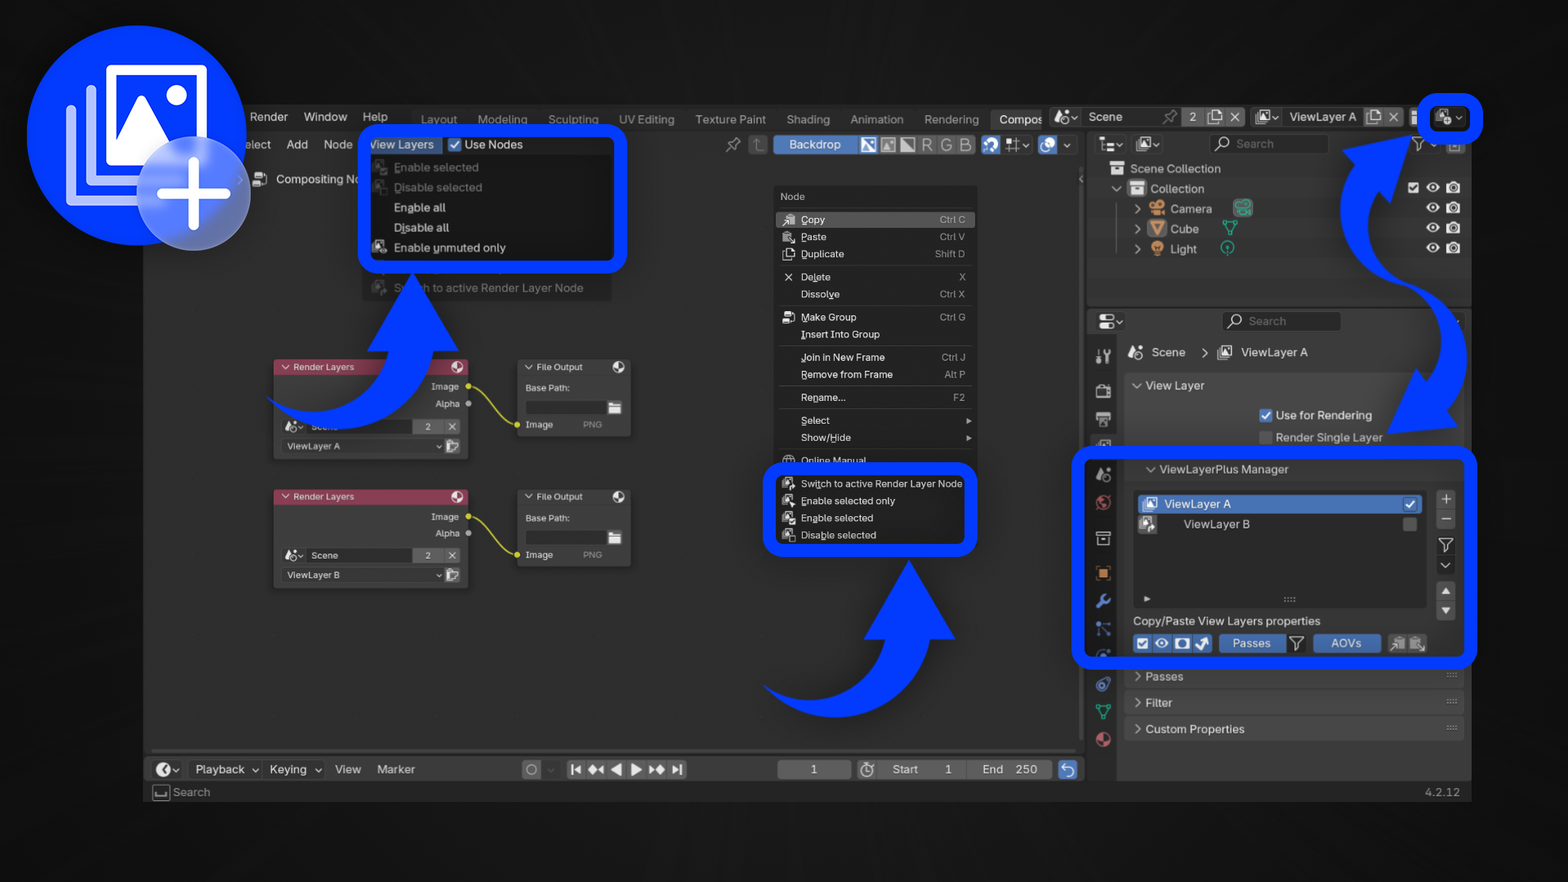
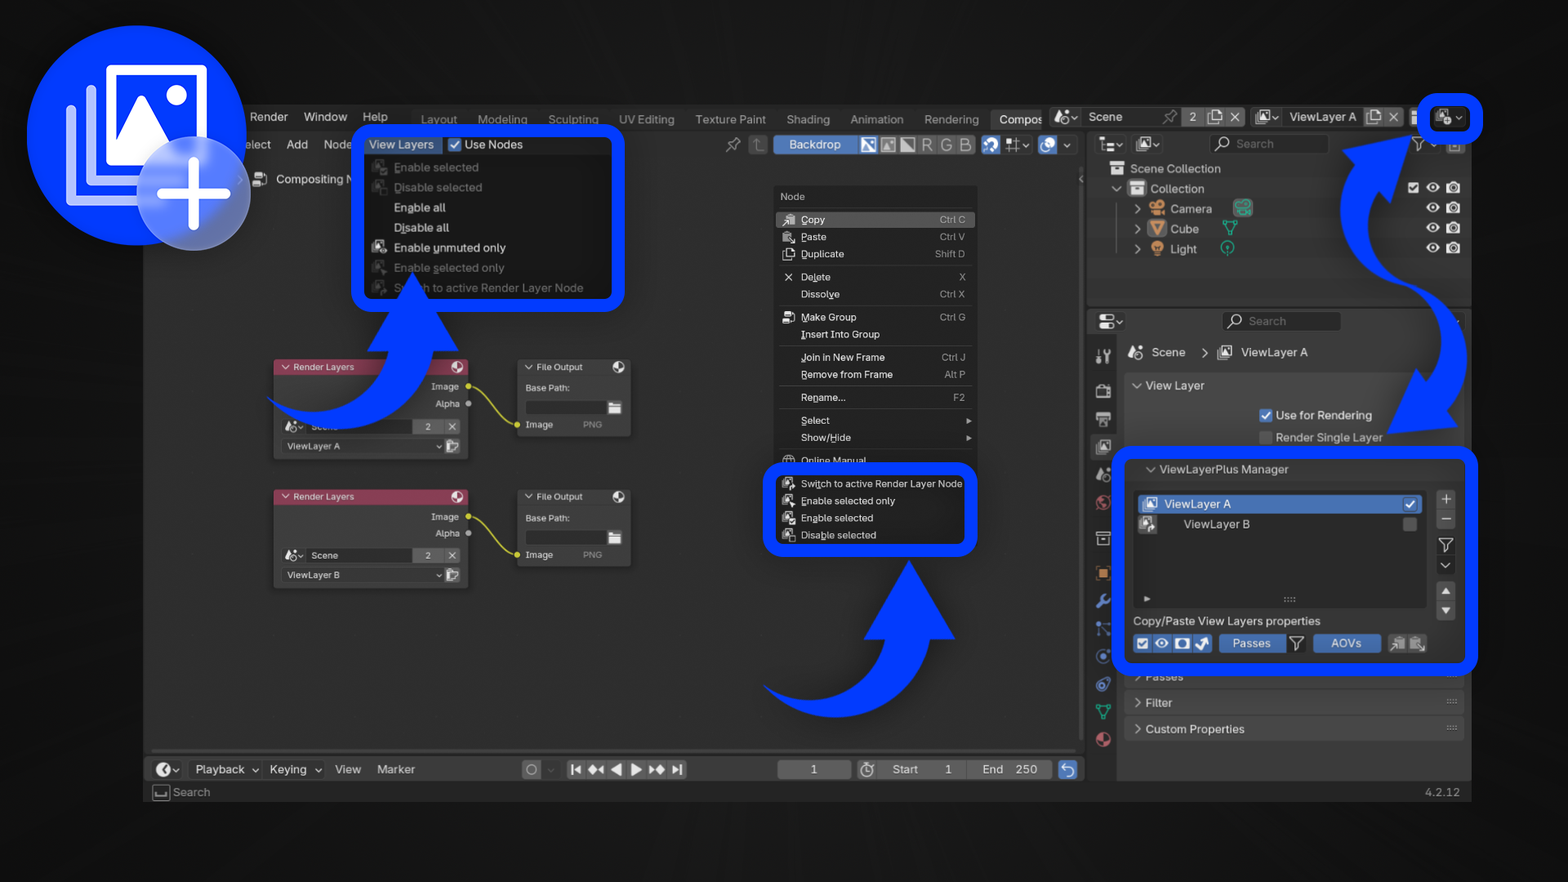
Layer changes from the first 1568px x 882px image to the second:
painted on "menu" (1st of 2, in "Group 1") over left=351, top=124, right=628, bottom=312
painted on "manager" over left=1071, top=445, right=1479, bottom=677
painted on "Layer 7" over left=357, top=115, right=1477, bottom=670